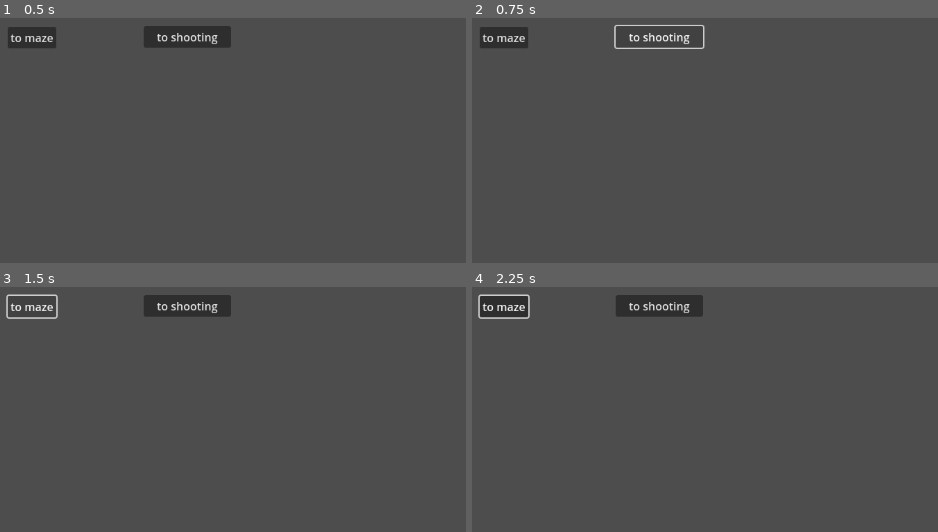
Above: before the commit, frames 1-4 (two rows, left to right).
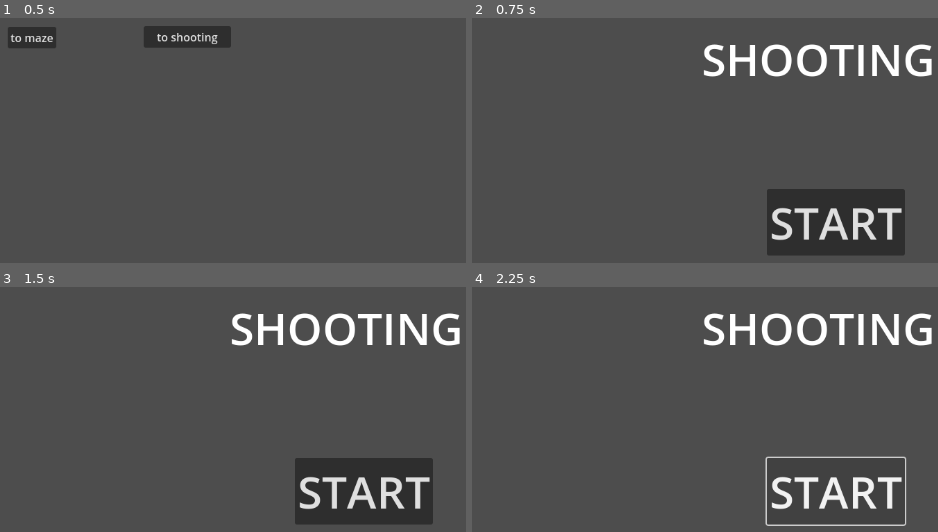
Above: after the commit, the same moments.

Repository: mjXmsdgh/game_gallery
Game: Godot game, scene res://1_main/main.tscn
Two runs of this game, one before a commit and one after it. Both use one fixed random seed, a clock stepped at 60 frames per second and the inputs below.
Inputs (mouse positions are in pixels of both pictures, inside the frame that each line leads up to):
- Up to frame 1 (0.5 s): no input
- Up to frame 2 (0.75 s): click "to shooting" at 0.5 s
- Up to frame 3 (1.5 s): click (32, 306) at 1.25 s, where only the run before the commit has a clickable "to maze"
- Up to frame 4 (2.25 s): click (835, 490) at 2 s, where only the run after the commit has a clickable "START"

Frame 1 is identical in both runs. In frame 2, 12% of the frame differs, in the area x 1-99%, y 2-97%; in frame 3, 12%; in frame 4, 7.5%.

Commit message:
change main script

Diff:
--- a/1_main/button_shooting.gd
+++ b/1_main/button_shooting.gd
@@ -1,5 +1,6 @@
 extends Button
 
+@export var shootingScene: PackedScene
 
 # Called when the node enters the scene tree for the first time.
 func _ready() -> void:
@@ -11,4 +12,13 @@
 	pass
 
 func _pressed():
-	get_tree().change_scene_to_file("res://game_scene/shooting/1_start/start.tscn")
+
+	# mazeを実体化
+	var shooting_instance:Node=shootingScene.instantiate()
+
+	# 子ノードに追加
+	var root:Node=get_tree().get_root()
+	root.add_child(shooting_instance)
+
+	# 終わったら開放
+	get_tree().current_scene.queue_free()
--- a/1_main/button_to_maze.gd
+++ b/1_main/button_to_maze.gd
@@ -1,5 +1,6 @@
 extends Button
 
+@export var MazeScene: PackedScene
 
 # Called when the node enters the scene tree for the first time.
 func _ready() -> void:
@@ -10,6 +11,15 @@
 func _process(delta: float) -> void:
 	pass
 
+
 func _pressed():
-	#get_tree().change_scene_to_file("res://game_scene/maze.tscn")
-	get_tree().change_scene_to_file("res://game_scene/maze/1_start/start.tscn")
+
+	# mazeを実体化
+	var maze_instance:Node=MazeScene.instantiate()
+
+	# 子ノードに追加
+	var root:Node=get_tree().get_root()
+	root.add_child(maze_instance)
+
+	# 終わったら開放
+	get_tree().current_scene.queue_free()
--- a/1_main/main.tscn
+++ b/1_main/main.tscn
@@ -1,22 +1,26 @@
-[gd_scene load_steps=3 format=3 uid="uid://m56kp0wew0pd"]
+[gd_scene load_steps=5 format=3 uid="uid://m56kp0wew0pd"]
 
 [ext_resource type="Script" path="res://1_main/button_shooting.gd" id="1_b0kw8"]
 [ext_resource type="Script" path="res://1_main/button_to_maze.gd" id="2_03fhe"]
+[ext_resource type="PackedScene" uid="uid://l5fmsr3sskjk" path="res://2_game_scene/shooting/1_start/start.tscn" id="2_q1tgt"]
+[ext_resource type="PackedScene" uid="uid://f6gjyh54pjlg" path="res://2_game_scene/maze/1_start/start.tscn" id="3_ixnww"]
 
 [node name="main" type="Node2D"]
 
-[node name="Button_to_three_match" type="Button" parent="."]
+[node name="Button_to_shooting" type="Button" parent="."]
 offset_left = 285.0
 offset_top = 159.0
 offset_right = 411.0
 offset_bottom = 190.0
 text = "to shooting"
 script = ExtResource("1_b0kw8")
+shootingScene = ExtResource("2_q1tgt")
 
-[node name="Button_to_shooting" type="Button" parent="."]
+[node name="Button_to_maze" type="Button" parent="."]
 offset_left = 89.0
 offset_top = 160.0
 offset_right = 159.0
 offset_bottom = 191.0
 text = "to maze"
 script = ExtResource("2_03fhe")
+MazeScene = ExtResource("3_ixnww")
